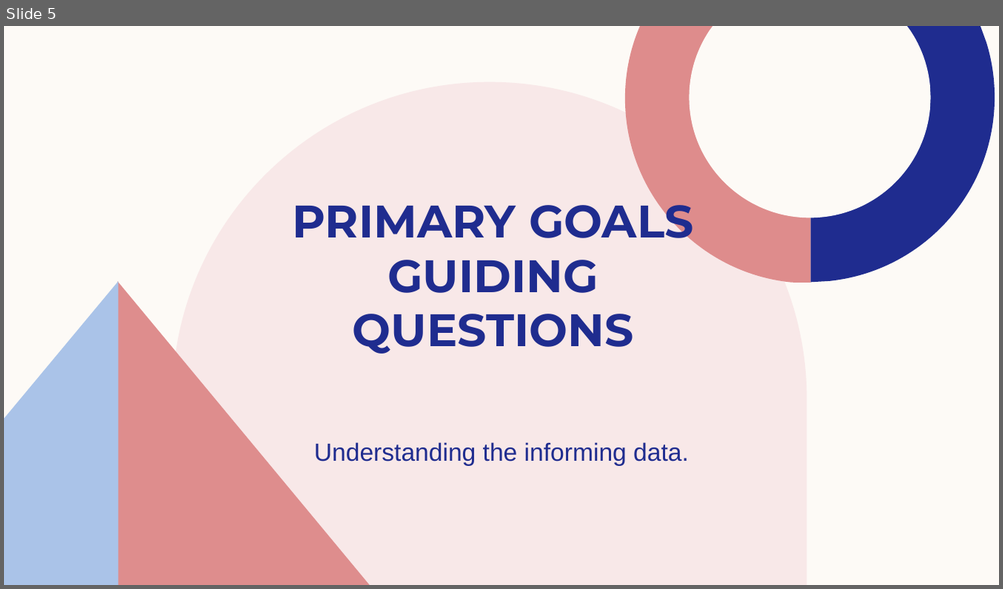
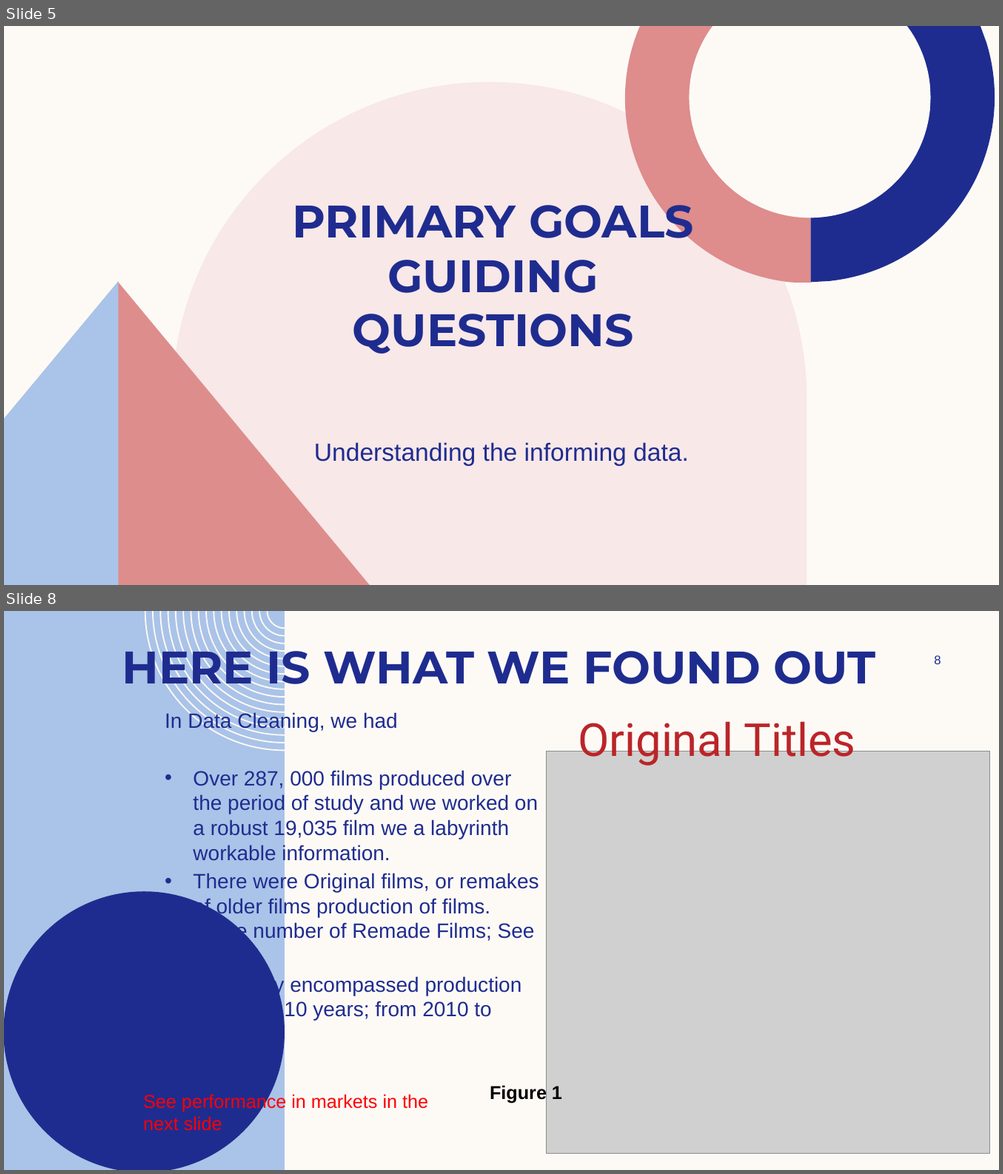
Before and after one commit to rurigi-waweru/dsc-waweru-phase-one-project, a slide deck: Presentation (MICROSOFT STUDIO).pptx. Shown one above the other, each under a label of ours: slide 5 before the commit, slides 5 and 8 after it; the slides between them are not shown. The pictures are 1003x589 and 1003x1174 pixels, drawn with LibreOffice and Linux fonts; fonts in the diff are those of the drawing; grey boxes stand for pictures; background and template pictures are left out. Boxes give left, top, right and bottom in pixels: in the first picture for what was removed or moved away, otherwise in the second. Text is boxed around its words. In the diff, an @@ line names an element or a change of style, - is before the commit and + after.

```diff
--- a/Presentation (MICROSOFT STUDIO).pptx
+++ b/Presentation (MICROSOFT STUDIO).pptx
@@ slide 8 added at box(4, 611, 999, 1170), background #FDFAF6 @@
@@ freeform shape added at box(4, 611, 284, 1170), fill #AAC3E8 @@
@@ freeform shape added at box(145, 611, 284, 752), fill #FDFAF6 @@
@@ title added at box(122, 639, 876, 695), 44 pt, text #1F2C8F, bold @@
+HERE IS WHAT WE FOUND OUT
@@ page number added at box(933, 655, 940, 664), 12 pt, text #1F2C8F @@
+8
@@ text added at box(165, 712, 538, 1020), 20 pt, text #1F2C8F @@
+In Data Cleaning, we had
+• Over 287, 000 films produced over the period of study and we worked on a robust 19,035 film we a labyrinth workable information.
+• There were Original films, or remakes of older films production of films. There number of Remade Films; See figure 1
+• The study encompassed production of film for 10 years; from 2010 to 2020.
@@ text added at box(578, 721, 856, 767), 44 pt, text #BC2529 @@
+Original Titles
@@ picture added at box(546, 752, 990, 1153) @@
@@ freeform shape added at box(4, 891, 284, 1170), fill #1F2C8F @@
@@ text added at box(143, 1093, 428, 1131), 18 pt, text #FF0000 @@
+See performance in markets in the next slide
@@ text added at box(489, 1084, 562, 1103), 18 pt, text #000000, bold @@
+Figure 1
```
Also in this commit, not shown: 4 slides changed, 8 other slides added, 4 slides removed, 22 other files.
